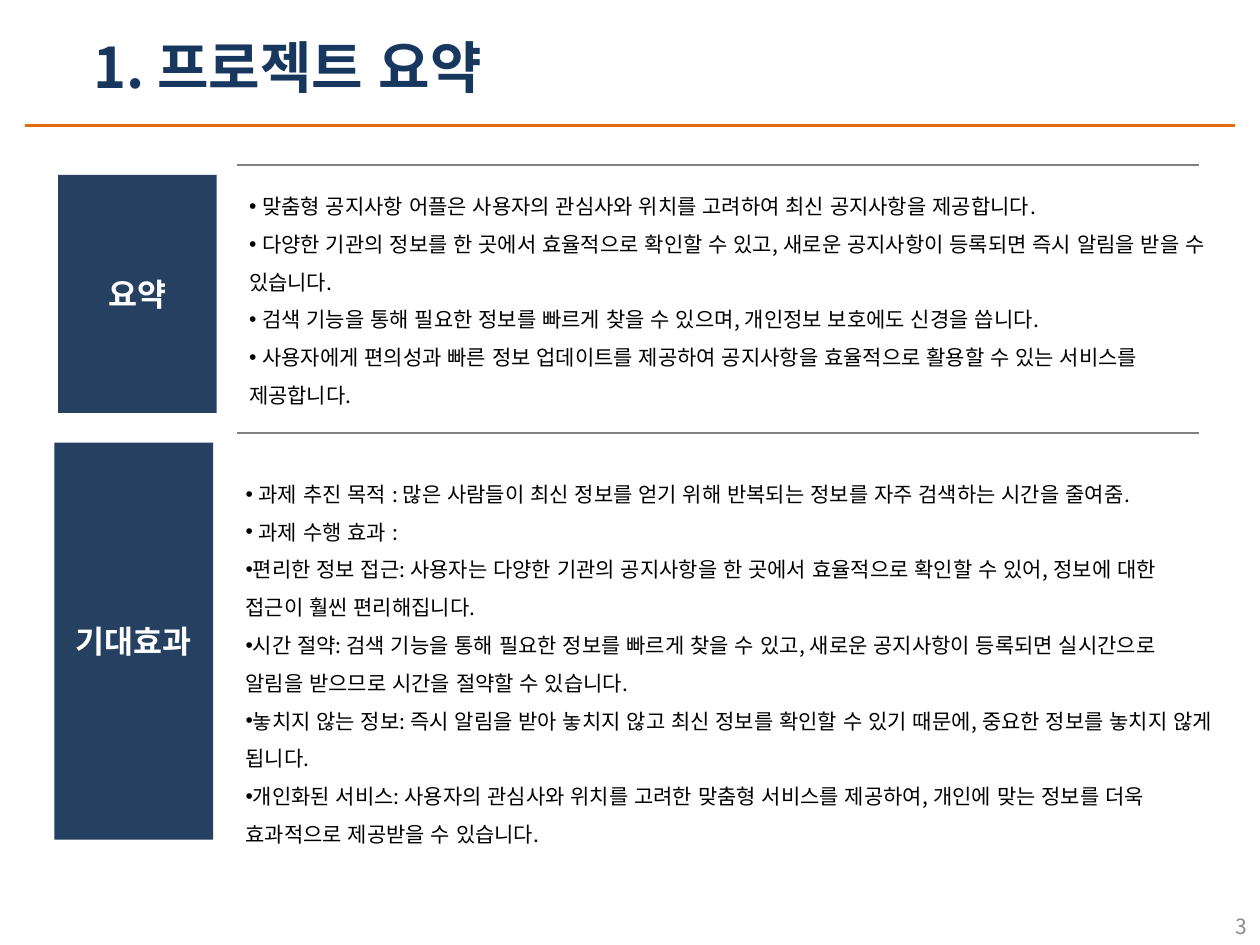
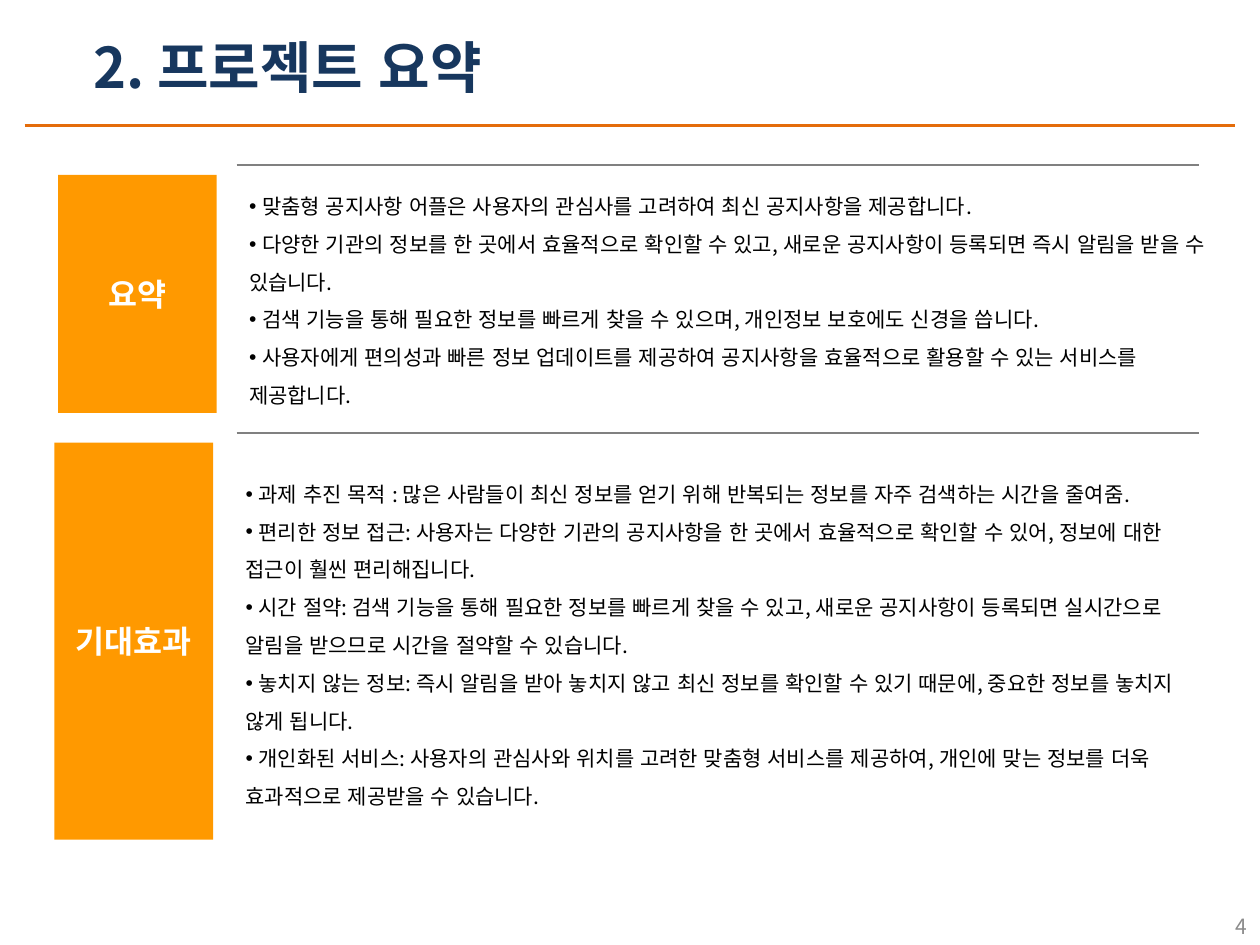
Before and after one commit to Hong-lol/sever11team, a slide deck: slide 4 of 서버프로그래밍11팀.pptx (slide 3 before the commit). Drawn at 1260x945 pixels with LibreOffice and Linux fonts; fonts in the diff are those of the drawing. Boxes give left, top, right and bottom in pixels: in the first picture for what was removed or moved away, otherwise in the second. Text is boxed around its words. In the diff, an @@ line names an element or a change of style, - is before the commit and + after.

```diff
--- a/서버프로그래밍11팀.pptx
+++ b/서버프로그래밍11팀.pptx
@@ text at [93,41,482,93]: text changed @@
-1. 프로젝트 요약
+2. 프로젝트 요약
@@ rectangle "요약" at [58,175,217,413]: fill #254061 to #FF9900 @@
@@ text at [262,196,972,216]: text changed @@
-• 맞춤형 공지사항 어플은 사용자의 관심사와 위치를 고려하여 최신 공지사항을 제공합니다.
+• 맞춤형 공지사항 어플은 사용자의 관심사를 고려하여 최신 공지사항을 제공합니다.
@@ rectangle "기대효과" at [54,442,213,839]: fill #254061 to #FF9900 @@
@@ text at [259,522,387,542]: paragraph removed @@
-• 과제 수행 효과 :
@@ page number at [1236,918,1248,934]: text changed @@
-3
+4
```
Also in this commit, not shown: 4 other slides changed, 4 slides added, 2 slides removed, 9 other files.
